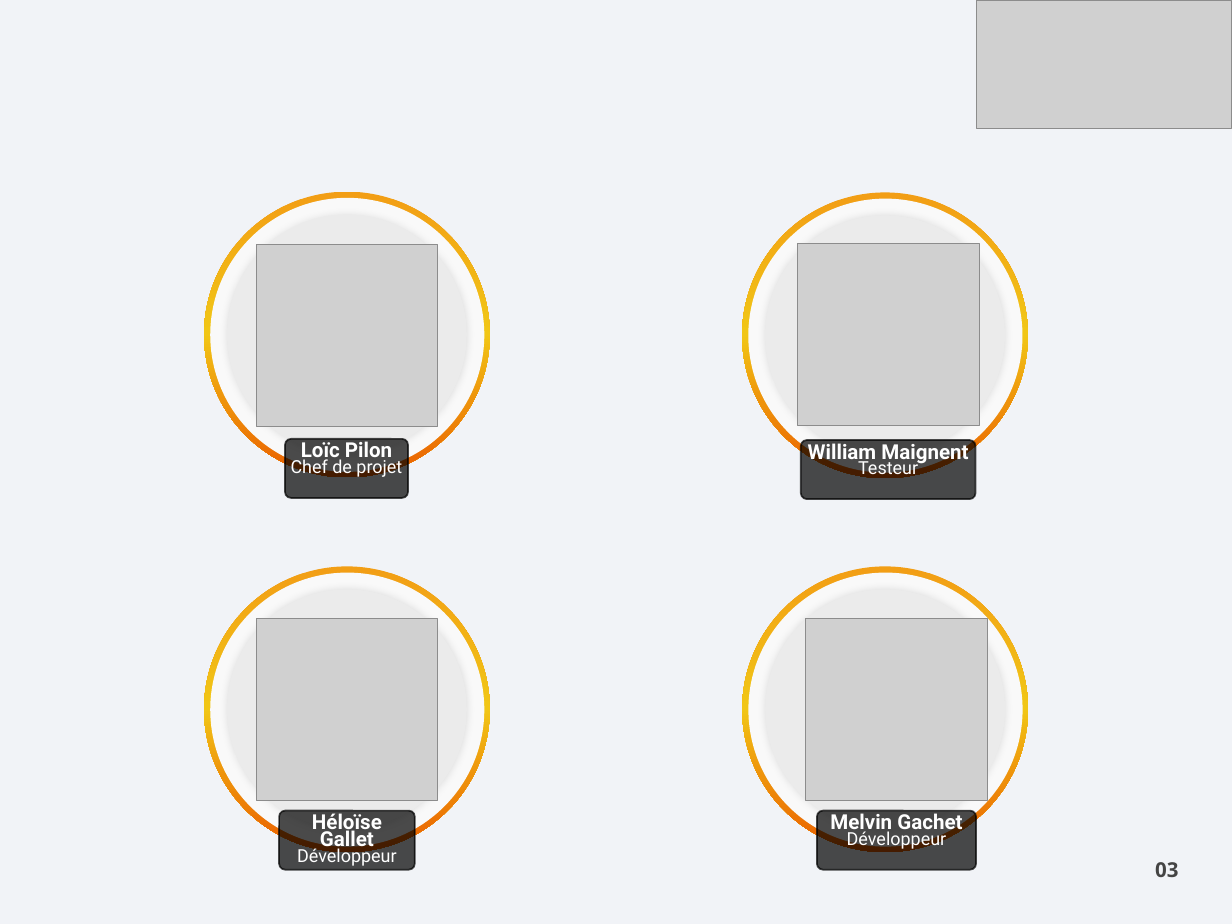
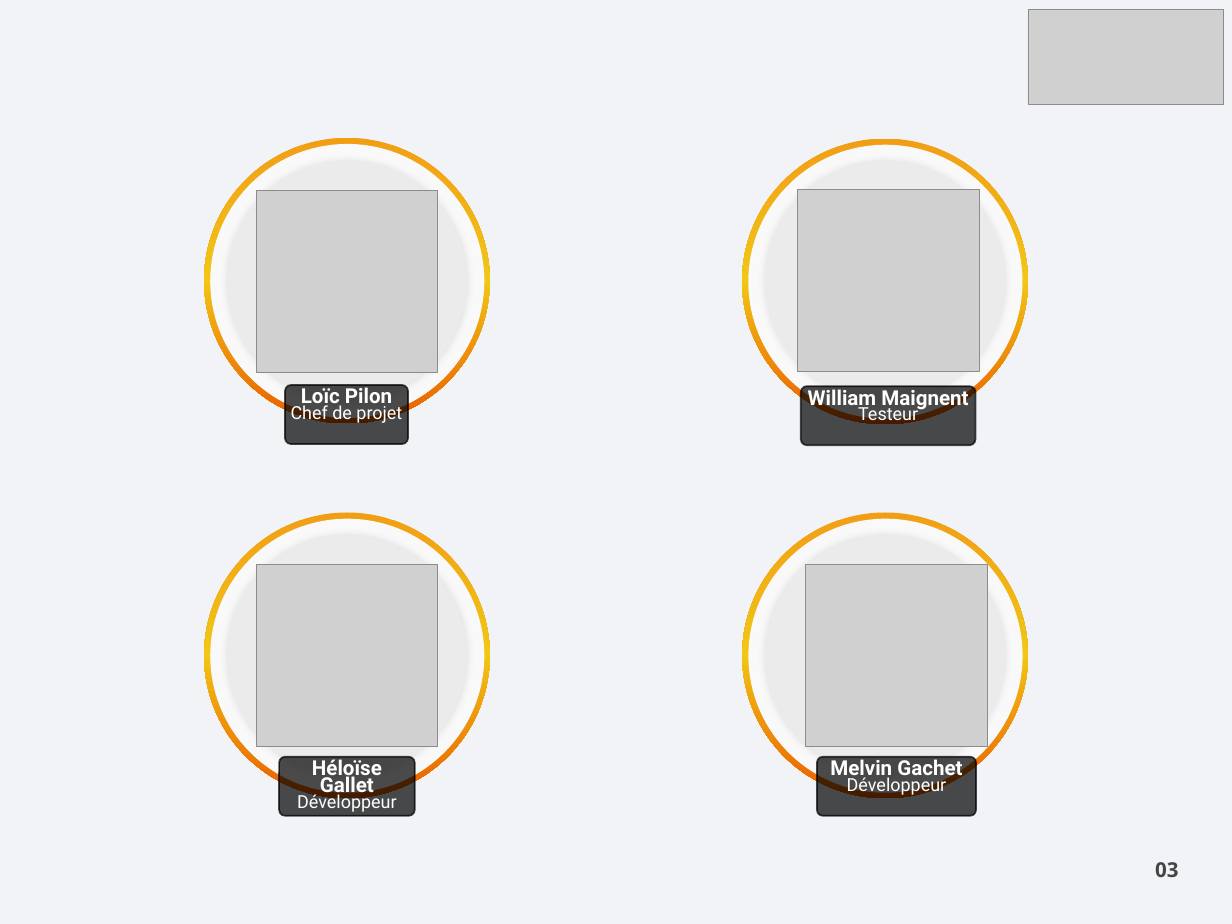
Before and after one commit to Loicpln/Projet_Algo_N2, a slide deck: slide 4 of PowerPoint.pptx. Drawn at 1232x924 pixels with LibreOffice and Linux fonts; fonts in the diff are those of the drawing; grey boxes stand for pictures. Boxes give left, top, right and bottom in pixels: in the first picture for what was removed or moved away, otherwise in the second. Text is boxed around its words. In the diff, an @@ line names an element or a change of style, - is before the commit and + after.

```diff
--- a/PowerPoint.pptx
+++ b/PowerPoint.pptx
@@ picture: place and size @@
-picture at box(977, 0, 1231, 128)
+picture at box(1028, 9, 1223, 104)
@@ 12 freeform shapes, 4 pictures, 4 rounded rectangles: place and size @@
-12 freeform shapes, 4 pictures, 4 rounded rectangles at box(204, 192, 1028, 870)
+12 freeform shapes, 4 pictures, 4 rounded rectangles at box(204, 138, 1028, 816)
```
Also in this commit, not shown: 7 other slides changed.
